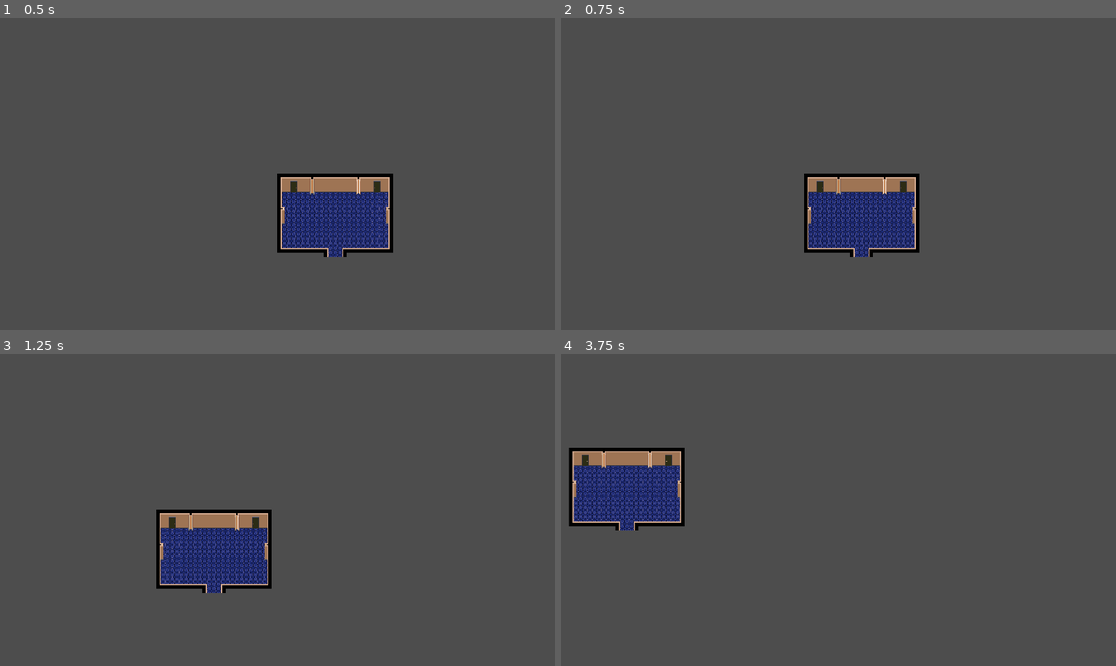
Above: before the commit, frames 1-4 (two rows, left to right).
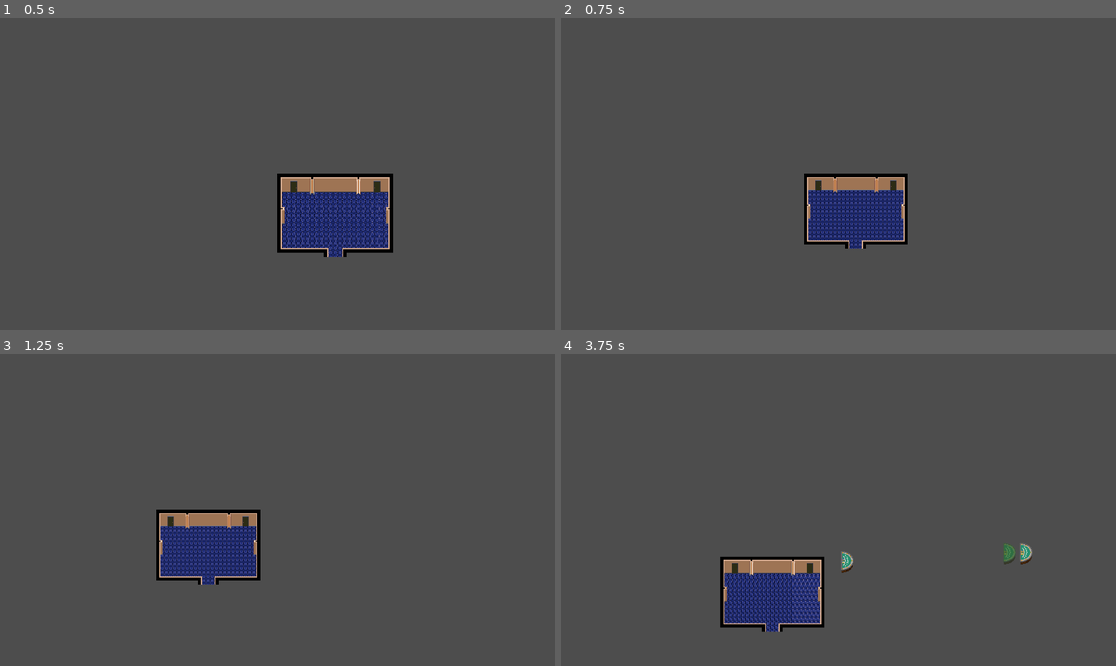
Above: after the commit, the same moments.

Repository: mittNamnStartarInteMedEtt-E/gamejam-simulator
Game: Godot game, scene res://main_game.tscn
Same seed, same stepped clock (60 frames per second), same inputs: the game is played once before the commit and once after it.
Inputs (mouse positions are in pixels of both pictures, inside the frame that each line leads up to):
- Up to frame 1 (0.5 s): no input
- Up to frame 2 (0.75 s): tap Enter at 0.5 s; move the mouse to (960, 158) at 0.52 s; hold D (move_right) from 0.53 s (still down); hold Mouse wheel down (scroll_down, bound only after the commit) from 0.53 s (still down); click (960, 158) at 0.6 s
- Up to frame 3 (1.25 s): keep holding D (move_right); keep holding Mouse wheel down (scroll_down, bound only after the commit)
- Up to frame 4 (3.75 s): release D (move_right) at 1.25 s; release Mouse wheel down (scroll_down, bound only after the commit) at 1.25 s; drag from (727, 525) to (810, 572) at 1.27 s; tap Space at 2 s; move the mouse to (894, 441) at 2.02 s; hold D (move_right) 2.03-2.75 s; hold Mouse wheel up (scroll_up, bound only after the commit) 2.03-2.75 s; click (894, 441) at 2.17 s; tap E (toggle_placement_mode, bound only after the commit) at 2.3 s; drag from (810, 572) to (672, 463) at 2.77 s; tap Enter at 3.5 s; move the mouse to (1005, 556) at 3.52 s; hold A (move_left) from 3.53 s (still down); hold Mouse wheel down (scroll_down, bound only after the commit) from 3.53 s (still down); click (1005, 556) at 3.6 s

Frame 1 is identical in both runs. In frame 2, 3.2% of the frame differs, in the area x 43-65%, y 49-77%; in frame 3, 3.2%; in frame 4, 9.9%, in the area x 1-85%, y 30-90%.

Commit message:
started working on placement system

Diff:
--- a/main_game.tscn
+++ b/main_game.tscn
@@ -1,12 +1,22 @@
 [gd_scene format=3 uid="uid://qcb3yrmljqu5"]
 
+[ext_resource type="PackedScene" uid="uid://b0iokode56f3h" path="res://structures/games/blackjack_table.tscn" id="2_6bm6p"]
 [ext_resource type="PackedScene" uid="uid://doibdmgdb5ikg" path="res://player/player.tscn" id="2_ykeeq"]
 [ext_resource type="PackedScene" uid="uid://cr21p22s02ut2" path="res://maps/room1.tscn" id="2_yx7mw"]
+[ext_resource type="Script" uid="uid://fcbgswqtq4is" path="res://placement_manager.gd" id="4_6bm6p"]
 
 [node name="MainGame" type="Node2D" unique_id=870690611]
 
-[node name="Room1" parent="." unique_id=1246615646 instance=ExtResource("2_yx7mw")]
+[node name="Player" parent="." unique_id=2050569286 instance=ExtResource("2_ykeeq")]
+
+[node name="Rooms" type="Node2D" parent="." unique_id=2112580495]
+
+[node name="Room1" parent="Rooms" unique_id=1246615646 instance=ExtResource("2_yx7mw")]
 z_index = -1
 position = Vector2(176, 272)
 
-[node name="Player" parent="." unique_id=2050569286 instance=ExtResource("2_ykeeq")]
+[node name="PlacementManager" type="Node2D" parent="." unique_id=685785412]
+script = ExtResource("4_6bm6p")
+table_scene = ExtResource("2_6bm6p")
+
+[node name="Structures" type="Node2D" parent="PlacementManager" unique_id=2060396754]
--- /dev/null
+++ b/placement_manager.gd
@@ -0,0 +1,88 @@
+class_name PlacementManager
+extends Node2D
+
+@export var tile_size := 16
+@export var table_scene: PackedScene
+
+@onready var structures_folder := get_node_or_null("Structures")
+
+var placed := {}
+var local_cells: Array[Vector2i] = []
+var ghost: Node2D
+var is_placing := false
+
+func _ready() -> void:
+	if table_scene == null or structures_folder == null:
+		set_process(false)
+		set_process_unhandled_input(false)
+		return
+
+	ghost = table_scene.instantiate() as Node2D
+	ghost.visible = false
+	ghost.z_index = 100
+	add_child(ghost)
+
+	# read the footprint from the TileMapLayer
+	for child in ghost.get_children():
+		if child is TileMapLayer:
+			local_cells.assign(child.get_used_cells())
+			break
+	if local_cells.is_empty():
+		push_warning("No painted tiles found in the table's TileMapLayer, using a 1x1 footprint")
+		local_cells = [Vector2i.ZERO]
+
+	# register structures that already exist
+	for child in structures_folder.get_children():
+		if child is Node2D:
+			_register(child)
+
+func _unhandled_input(event: InputEvent) -> void:
+	if event.is_action_pressed("toggle_placement_mode"):
+		_set_placing(not is_placing)
+		get_viewport().set_input_as_handled()
+		return
+
+	if is_placing and event is InputEventMouseButton \
+			and event.pressed and event.button_index == MOUSE_BUTTON_LEFT:
+		_try_place()
+		get_viewport().set_input_as_handled()
+
+func _process(_delta: float) -> void:
+	if not is_placing:
+		return
+	var cell := _world_to_cell(get_global_mouse_position())
+	ghost.global_position = Vector2(cell * tile_size)
+	ghost.modulate = Color(0.5, 1, 0.5, 0.5) if _can_place(cell) else Color(1, 0.4, 0.4, 0.5)
+
+func _set_placing(value: bool) -> void:
+	is_placing = value
+	ghost.visible = value
+
+func _world_to_cell(pos: Vector2) -> Vector2i:
+	return Vector2i((pos / tile_size).floor())
+
+# ---- Placement rules live here ----
+func _can_place(origin: Vector2i) -> bool:
+	for c in local_cells:
+		if placed.has(origin + c):
+			return false
+	return true
+
+func _try_place() -> void:
+	var origin := _world_to_cell(get_global_mouse_position())
+	if not _can_place(origin):
+		return
+	var table := table_scene.instantiate() as Node2D
+	structures_folder.add_child(table)
+	table.global_position = Vector2(origin * tile_size)
+	_register(table)
+
+func _register(node: Node2D) -> void:
+	var origin := _world_to_cell(node.global_position)
+	var cells: Array[Vector2i] = []
+	for c in local_cells:
+		cells.append(origin + c)
+		placed[origin + c] = node
+	node.tree_exited.connect(func():
+		for c in cells:
+			placed.erase(c))
--- a/player/player.gd
+++ b/player/player.gd
@@ -3,7 +3,12 @@
 
 @export var speed := 10.0
 @export var enable_drag := true
-@export var drag_button := MOUSE_BUTTON_LEFT
+@export var drag_action := "left_click"
+
+@export var enable_zoom := true
+@export var zoom_step := 0.1
+@export var min_zoom := 0.5
+@export var max_zoom := 4.0
 
 var _is_dragging := false
 
@@ -13,6 +18,8 @@
 func _unhandled_input(event: InputEvent) -> void:
 	if enable_drag:
 		_handle_drag_input(event)
+	if enable_zoom:
+		_handle_zoom_input(event)
 
 func _handle_keyboard_movement(delta: float) -> void:
 	# grab keyboard movement
@@ -20,8 +27,19 @@
 	position += dir * (speed / zoom.x)
 
 func _handle_drag_input(event: InputEvent) -> void:
-	if event is InputEventMouseButton and event.button_index == drag_button:
-		_is_dragging = event.pressed
+	if event.is_action(drag_action):
+		_is_dragging = event.is_pressed()
 	elif event is InputEventMouseMotion and _is_dragging:
 		# drag opposite to mouse movement
 		position -= event.relative / zoom
+
+func _handle_zoom_input(event: InputEvent) -> void:
+	var new_zoom := zoom.x
+	if event.is_action_pressed("scroll_up"):
+		new_zoom += zoom_step
+	elif event.is_action_pressed("scroll_down"):
+		new_zoom -= zoom_step
+	else:
+		return
+	new_zoom = clampf(new_zoom, min_zoom, max_zoom)
+	zoom = Vector2(new_zoom, new_zoom)
--- a/project.godot
+++ b/project.godot
@@ -46,6 +46,31 @@
 "events": [Object(InputEventKey,"resource_local_to_scene":false,"resource_name":"","device":-1,"window_id":0,"alt_press …(192 unchanged characters)…
 ]
 }
+toggle_placement_mode={
+"deadzone": 0.2,
+"events": [Object(InputEventKey,"resource_local_to_scene":false,"resource_name":"","device":-1,"window_id":0,"alt_pressed":false,"shift_pressed":false,"ctrl_pressed":false,"meta_pressed":false,"pressed":false,"keycode":0,"physical_keycode":69,"key_label":0,"unicode":101,"location":0,"echo":false,"script":null)
+]
+}
+left_click={
+"deadzone": 0.2,
+"events": [Object(InputEventMouseButton,"resource_local_to_scene":false,"resource_name":"","device":-1,"window_id":0,"alt_pressed":false,"shift_pressed":false,"ctrl_pressed":false,"meta_pressed":false,"button_mask":1,"position":Vector2(174, 16),"global_position":Vector2(188, 89),"factor":1.0,"button_index":1,"canceled":false,"pressed":true,"double_click":false,"script":null)
+]
+}
+right_click={
+"deadzone": 0.2,
+"events": [Object(InputEventMouseButton,"resource_local_to_scene":false,"resource_name":"","device":-1,"window_id":0,"alt_pressed":false,"shift_pressed":false,"ctrl_pressed":false,"meta_pressed":false,"button_mask":2,"position":Vector2(197, 39),"global_position":Vector2(211, 112),"factor":1.0,"button_index":2,"canceled":false,"pressed":true,"double_click":false,"script":null)
+]
+}
+scroll_up={
+"deadzone": 0.2,
+"events": [Object(InputEventMouseButton,"resource_local_to_scene":false,"resource_name":"","device":-1,"window_id":0,"alt_pressed":false,"shift_pressed":false,"ctrl_pressed":false,"meta_pressed":false,"button_mask":8,"position":Vector2(149, 9),"global_position":Vector2(163, 82),"factor":1.0,"button_index":4,"canceled":false,"pressed":true,"double_click":false,"script":null)
+]
+}
+scroll_down={
+"deadzone": 0.2,
+"events": [Object(InputEventMouseButton,"resource_local_to_scene":false,"resource_name":"","device":-1,"window_id":0,"alt_pressed":false,"shift_pressed":false,"ctrl_pressed":false,"meta_pressed":false,"button_mask":16,"position":Vector2(284, 14),"global_position":Vector2(298, 87),"factor":1.0,"button_index":5,"canceled":false,"pressed":true,"double_click":false,"script":null)
+]
+}
 
 [rendering]
 
Not shown, added: placement_manager.gd.uid
